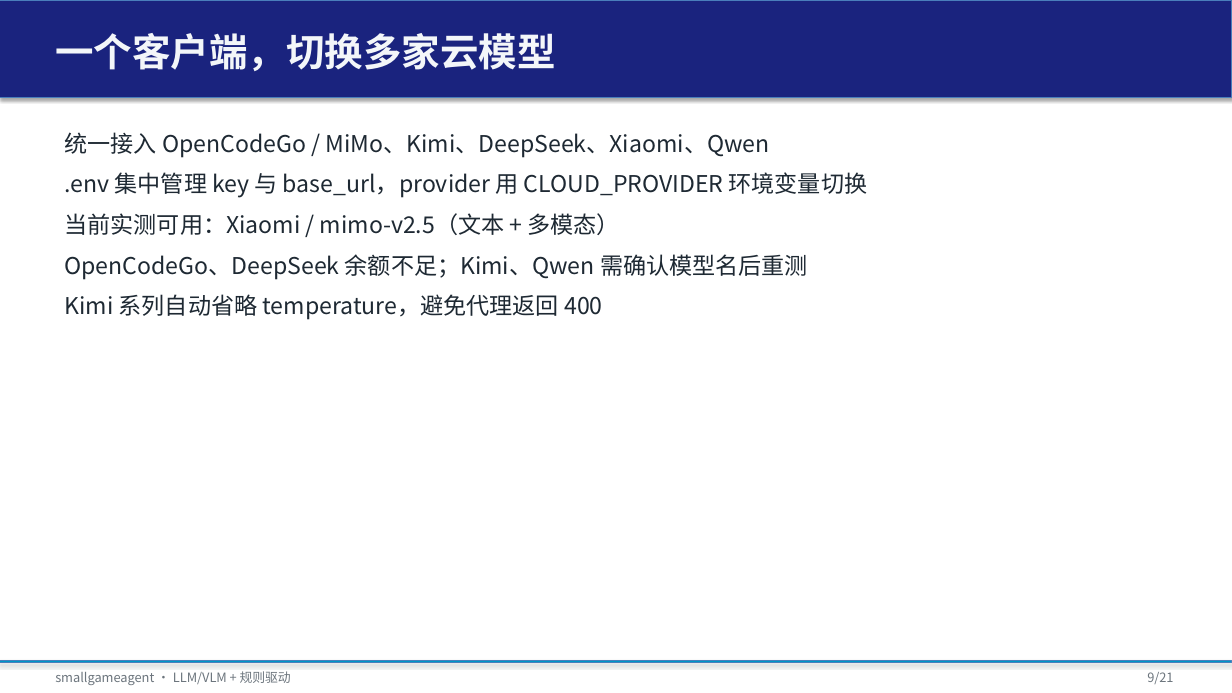
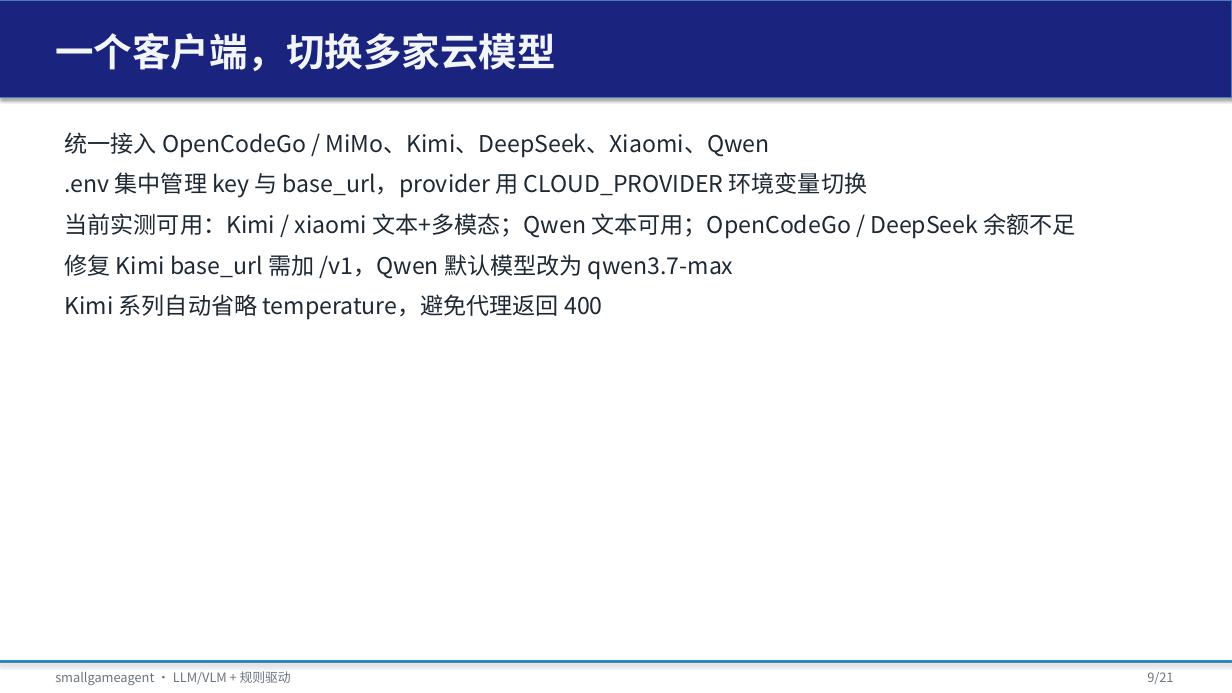
Before and after one commit to tzhazuma/smallgameagent, a slide deck: slide 9 of reports/smallgameagent_report.pptx. Drawn at 1232x693 pixels with LibreOffice and Linux fonts; fonts in the diff are those of the drawing. Boxes give left, top, right and bottom in pixels: in the first picture for what was removed or moved away, otherwise in the second. Text is boxed around its words. In the diff, an @@ line names an element or a change of style, - is before the commit and + after.

Commit message:
feat: fix Kimi/Qwen provider configs and add multi-provider smoke test
- Update Kimi base_url to /coding/v1 and default model to kimi-k2.5
- Update Qwen default model to qwen3.7-max (discovered via models.list())
- Add scripts/test_cloud_providers.py for automated provider smoke tests
- Smoke results: Kimi/Xiaomi text+vision available, Qwen text available,
  OpenCodeGo/DeepSeek blocked by balance
- Update api_client tests and regenerate report/PPT

```diff
--- a/reports/smallgameagent_report.pptx
+++ b/reports/smallgameagent_report.pptx
@@ text at (64,213,1076,279): text changed @@
-当前实测可用：Xiaomi / mimo-v2.5（文本 + 多模态）
-OpenCodeGo、DeepSeek 余额不足；Kimi、Qwen 需确认模型名后重测
+当前实测可用：Kimi / xiaomi 文本+多模态；Qwen 文本可用；OpenCodeGo / DeepSeek 余额不足
+修复 Kimi base_url 需加 /v1，Qwen 默认模型改为 qwen3.7-max
```
Also in this commit, not shown: 9 other files.
